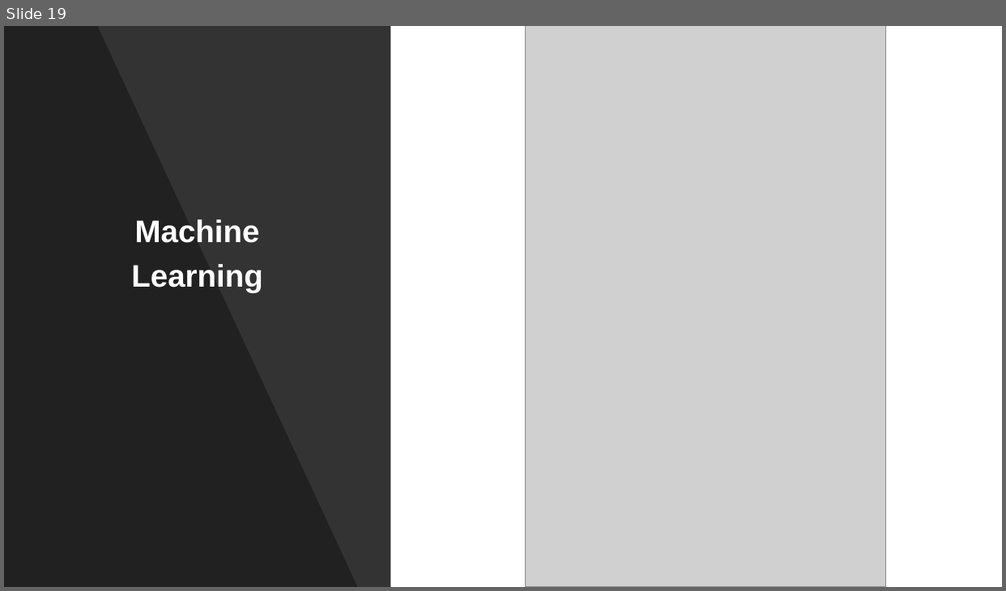
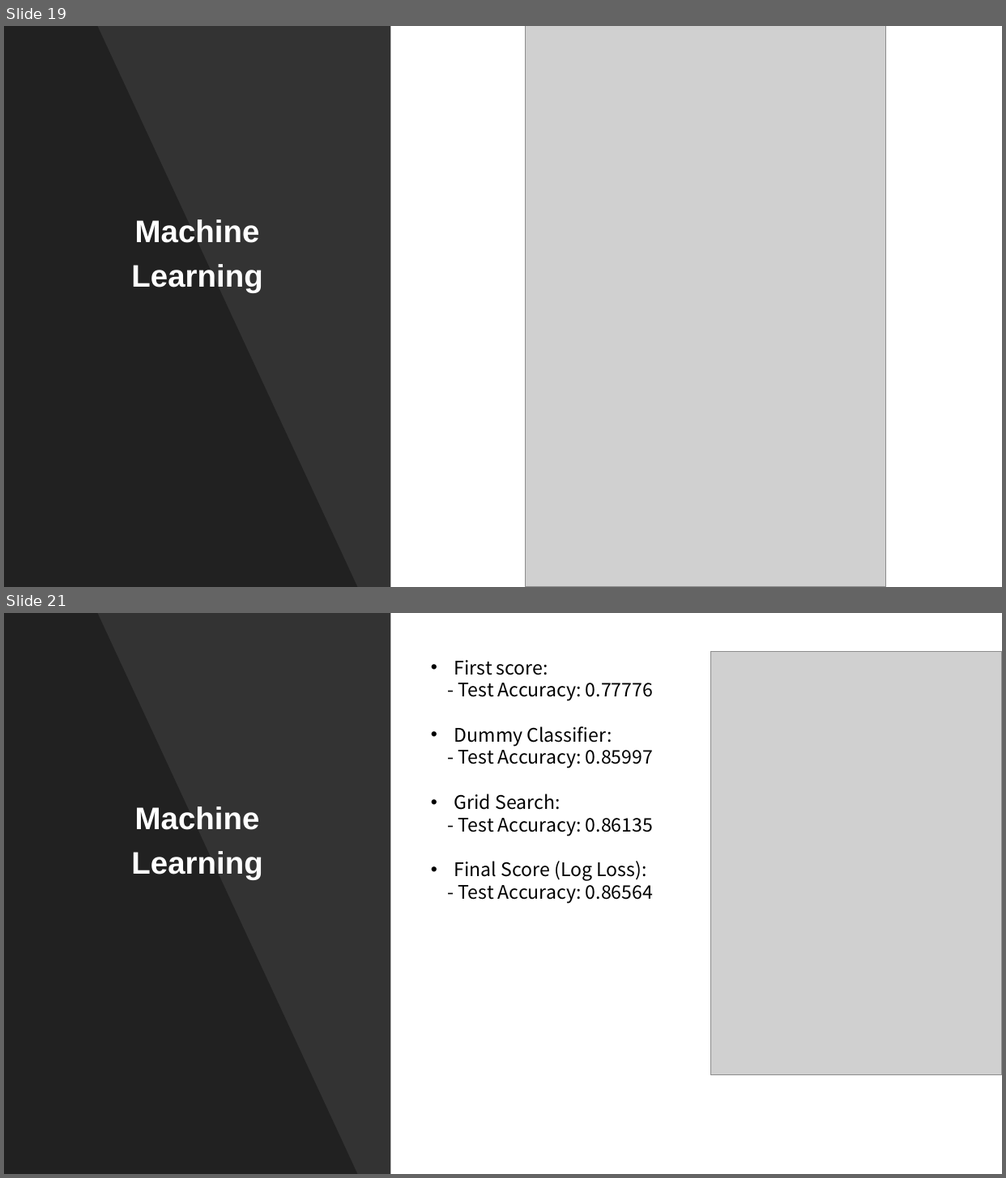
Before and after one commit to kkrlee/CitiBike-Capstone, a slide deck: Citi Bike.pptx. Shown one above the other, each under a label of ours: slide 19 before the commit, slides 19 and 21 after it; the slides between them are not shown. The pictures are 1006x591 and 1006x1178 pixels, drawn with LibreOffice and Linux fonts; fonts in the diff are those of the drawing; grey boxes stand for pictures. Boxes give left, top, right and bottom in pixels: in the first picture for what was removed or moved away, otherwise in the second. Text is boxed around its words. In the diff, an @@ line names an element or a change of style, - is before the commit and + after.

```diff
--- a/Citi Bike.pptx
+++ b/Citi Bike.pptx
@@ slide 21 added at (x1=4, y1=613, x2=1002, y2=1174), background #FFFFFF @@
@@ rectangle added at (x1=4, y1=613, x2=391, y2=1174), fill #000000 at 80% opacity @@
@@ freeform shape added at (x1=4, y1=613, x2=357, y2=1174), fill #000000 at 35% opacity @@
@@ text added at (x1=454, y1=660, x2=653, y2=903), 18 pt, text #000000 @@
+• First score:
+- Test Accuracy: 0.77776
+• Dummy Classifier:
+- Test Accuracy: 0.85997
+• Grid Search:
+- Test Accuracy: 0.86135
+• Final Score (Log Loss):
+- Test Accuracy: 0.86564
@@ picture added at (x1=710, y1=651, x2=1002, y2=1075) @@
@@ subtitle added at (x1=131, y1=807, x2=262, y2=879), 30 pt, text #FFFFFF, bold @@
+Machine
+Learning
```
Also in this commit, not shown: 7 slides changed, 2 other slides added, 5 slides removed, 1 other file.
